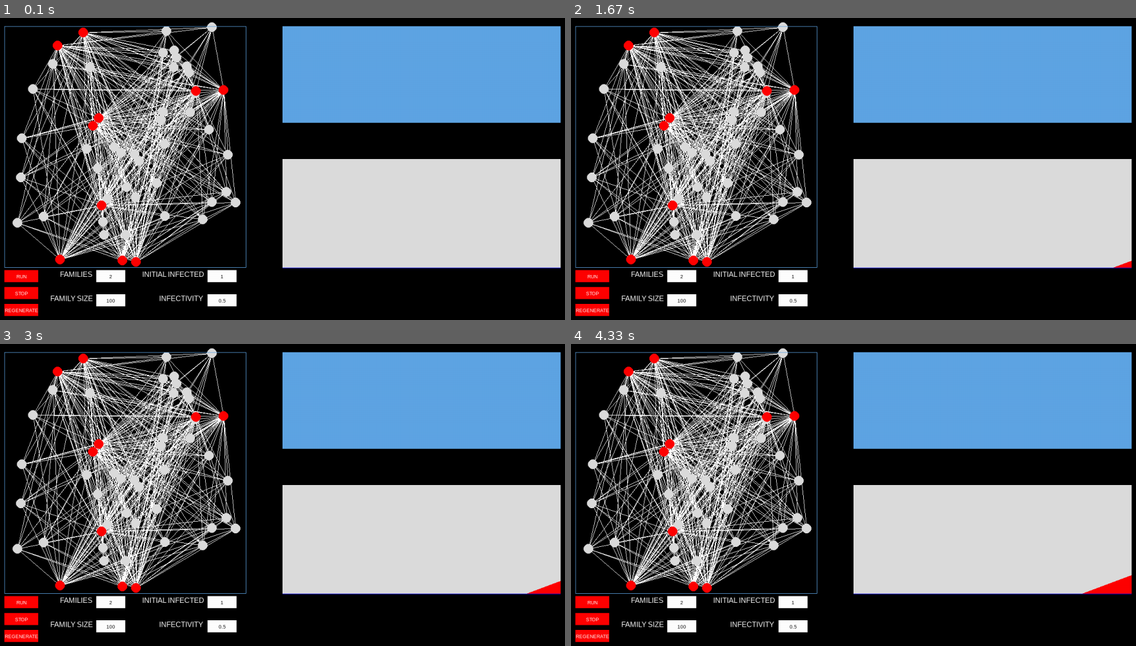
Above: before the commit, frames 1-4 (two rows, left to right).
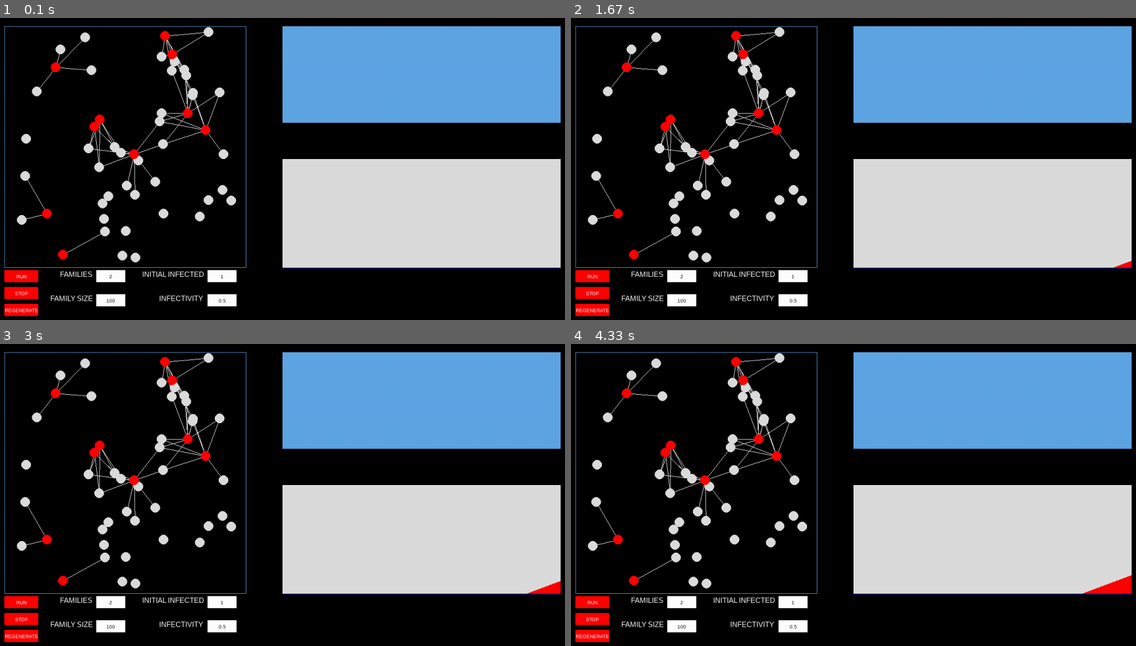
Above: after the commit, the same moments.

Repository: linyirun/EpidemicSimulator
Game: pygame game, started from main.py
The game is run twice, just before and just after one commit, with the same random seed, the same clock (stepped at 60 frames per second) and the same inputs.
Inputs (mouse positions are in pixels of both pictures, inside the frame that each line leads up to):
- Up to frame 1 (0.1 s): no input
- Up to frame 2 (1.67 s): click "RUN" at 0.4 s; click (859, 190) at 0.73 s; click "1" at 1.07 s; click (1068, 277) at 1.4 s
- Up to frame 3 (3 s): click "100" at 2.23 s; click (265, 443) at 2.57 s
- Up to frame 4 (4.33 s): click "2" at 3.4 s; click (1034, 485) at 3.73 s

The runs differ from the first frame. In frame 1, 15% of the frame differs, in the area x 2-43%, y 1-83%; in frame 2, 15%; in frame 3, 15%; in frame 4, 15%.

Commit message:
node radius fixes

Diff:
--- a/simulation.py
+++ b/simulation.py
@@ -4,6 +4,7 @@
 from person import Person, INFECTED, SUSCEPTIBLE, RECOVERED
 import timeit
 
+NODE_RADIUS = 10
 
 class Simulation:
     simu_graph: Graph
@@ -20,7 +21,7 @@
         Preconditions:
             - initial_infected <= num_family * family_size
         """
-        self.close_contact_distance = 1000
+        self.close_contact_distance = 100
         self.recover_period = recover_period
         self.simu_graph = Graph()
         self.infected = set()
@@ -34,8 +35,8 @@
             # Create a clique between this family, and add each person in the family to the suspectible
             # set in the graph
             for _ in range(family_size):
-                x = random.randint(0, 500)
-                y = random.randint(0, 500)
+                x = random.randint(NODE_RADIUS, 500 - NODE_RADIUS)
+                y = random.randint(NODE_RADIUS, 500 - NODE_RADIUS)
                 person = Person(x, y, speed, i, person_id)
                 person_id += 1
                 for one in added:
